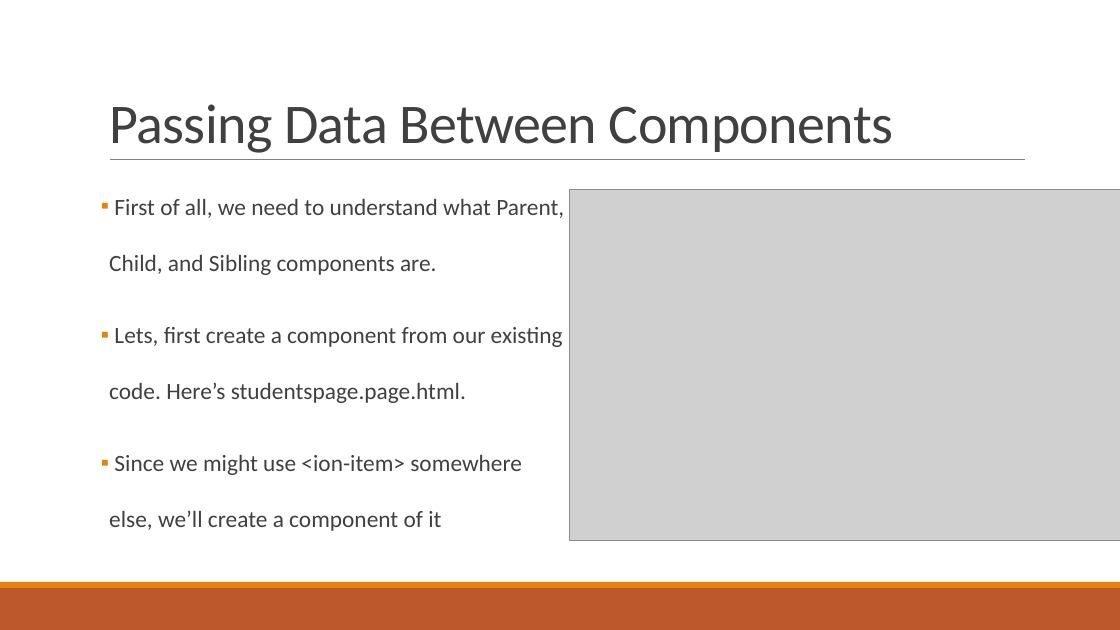
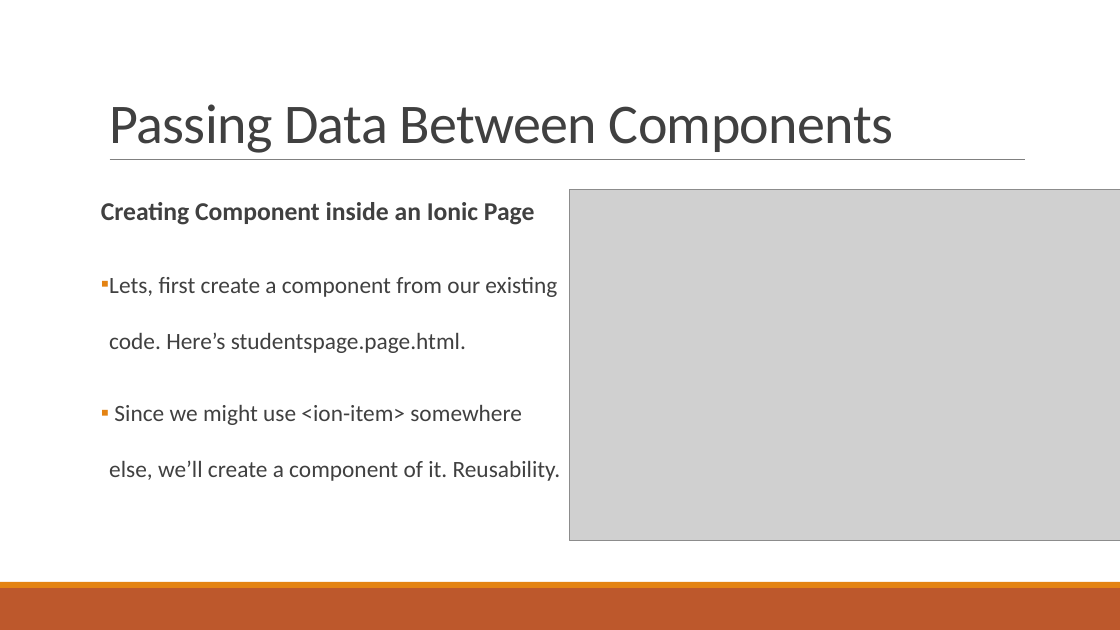
Before and after one commit to alamgirqazi/mobile-application-development-course, a slide deck: slide 2 of lecture 10/Lecture 10 - Mobile Application Development.pptx. Drawn at 1120x630 pixels with LibreOffice and Linux fonts; fonts in the diff are those of the drawing; grey boxes stand for pictures. Boxes give left, top, right and bottom in pixels: in the first picture for what was removed or moved away, otherwise in the second. Text is boxed around its words. In the diff, an @@ line names an element or a change of style, - is before the commit and + after.

Commit message:
updated lecture 10

```diff
--- a/lecture 10/Lecture 10 - Mobile Application Development.pptx
+++ b/lecture 10/Lecture 10 - Mobile Application Development.pptx
@@ text at [101, 202, 535, 225]: text changed; size 20 to 22 pt; bold on @@
-▪ First of all, we need to understand what Parent, Child, and Sibling components are.
+Creating Component inside an Ionic Page
@@ text at [109, 405, 561, 481]: text changed @@
-▪ Since we might use <ion-item> somewhere else, we’ll create a component of it
+▪ Since we might use <ion-item> somewhere else, we’ll create a component of it. Reusability.
```
Also in this commit, not shown: 6 other slides changed, 1 slide removed, 1 other file.
